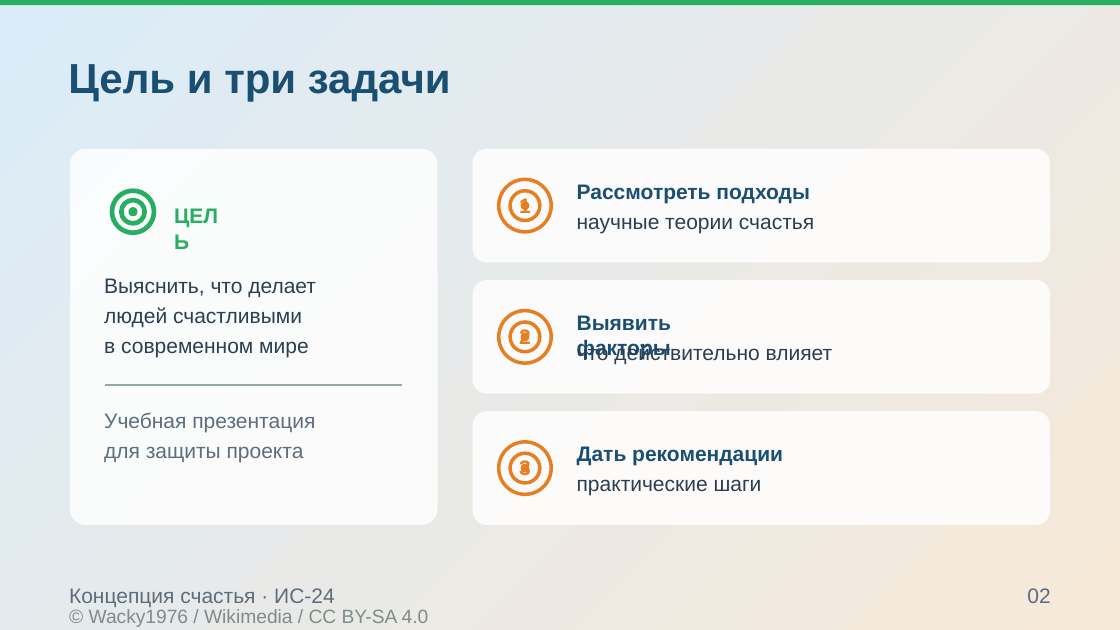
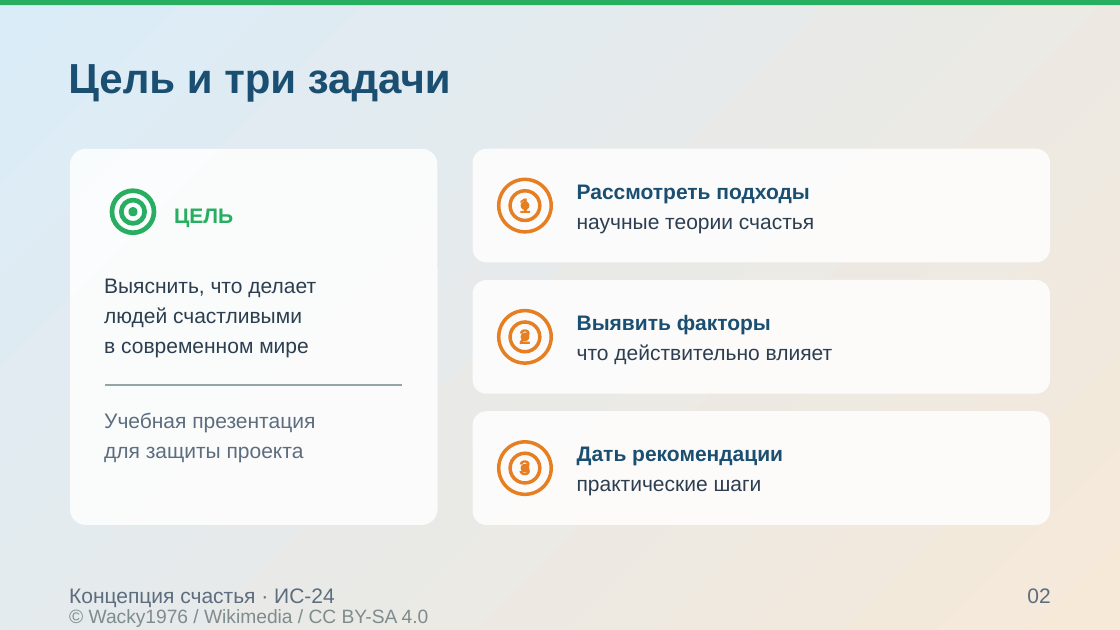
Before and after one commit to Pavel1778/Presentation-happy, a slide deck: slide 2 of .agents/projects/happiness_concept_ppt169_20261007/exports/happiness_concept_v5.pptx. Drawn at 1120x630 pixels with LibreOffice and Linux fonts; fonts in the diff are those of the drawing; background and template pictures are left out. Boxes give left, top, right and bottom in pixels: in the first picture for what was removed or moved away, otherwise in the second. Text is boxed around its words. In the diff, an @@ line names an element or a change of style, - is before the commit and + after.

```diff
--- a/.agents/projects/happiness_concept_ppt169_20261007/exports/happiness_concept_v5.pptx
+++ b/.agents/projects/happiness_concept_ppt169_20261007/exports/happiness_concept_v5.pptx
@@ text "ЦЕЛЬ" rewrapped from <box>174,203,230,236</box> to <box>174,208,233,227</box> @@
@@ text "Выявить факторы" rewrapped from <box>577,315,671,360</box> to <box>577,314,771,335</box> @@
```
Also in this commit, not shown: 14 other slides changed, 40 other files.
